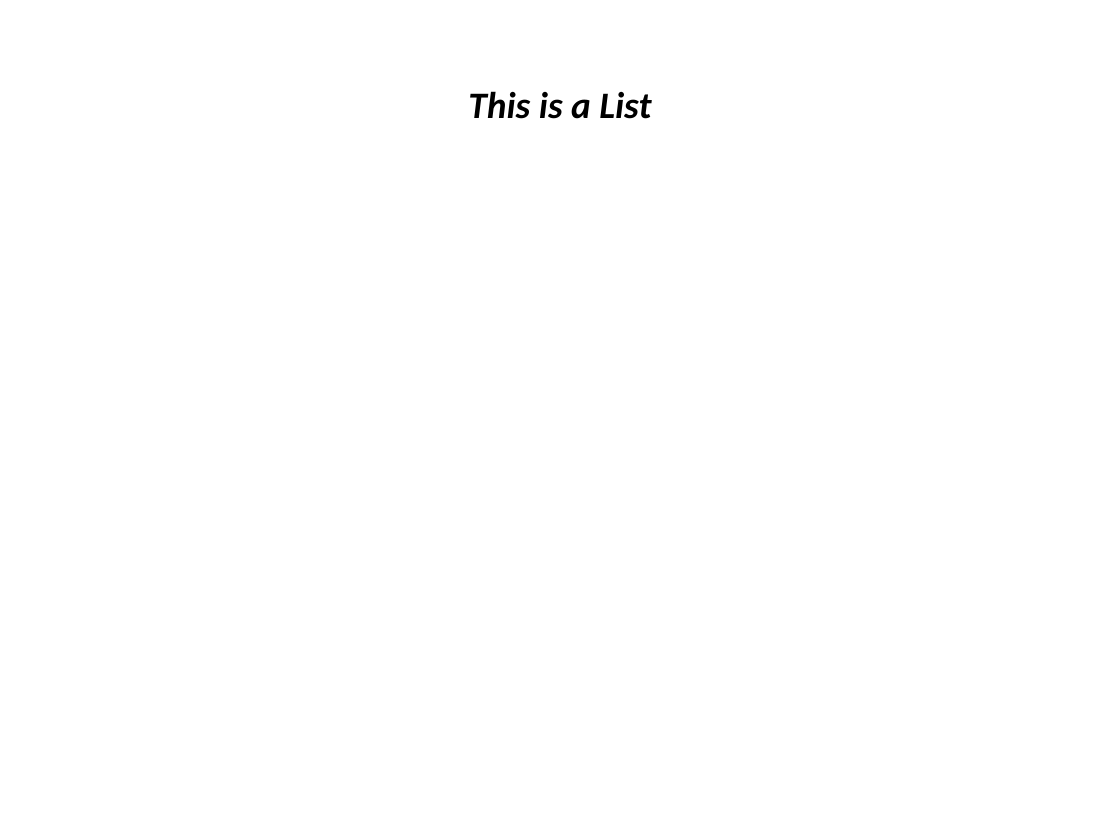
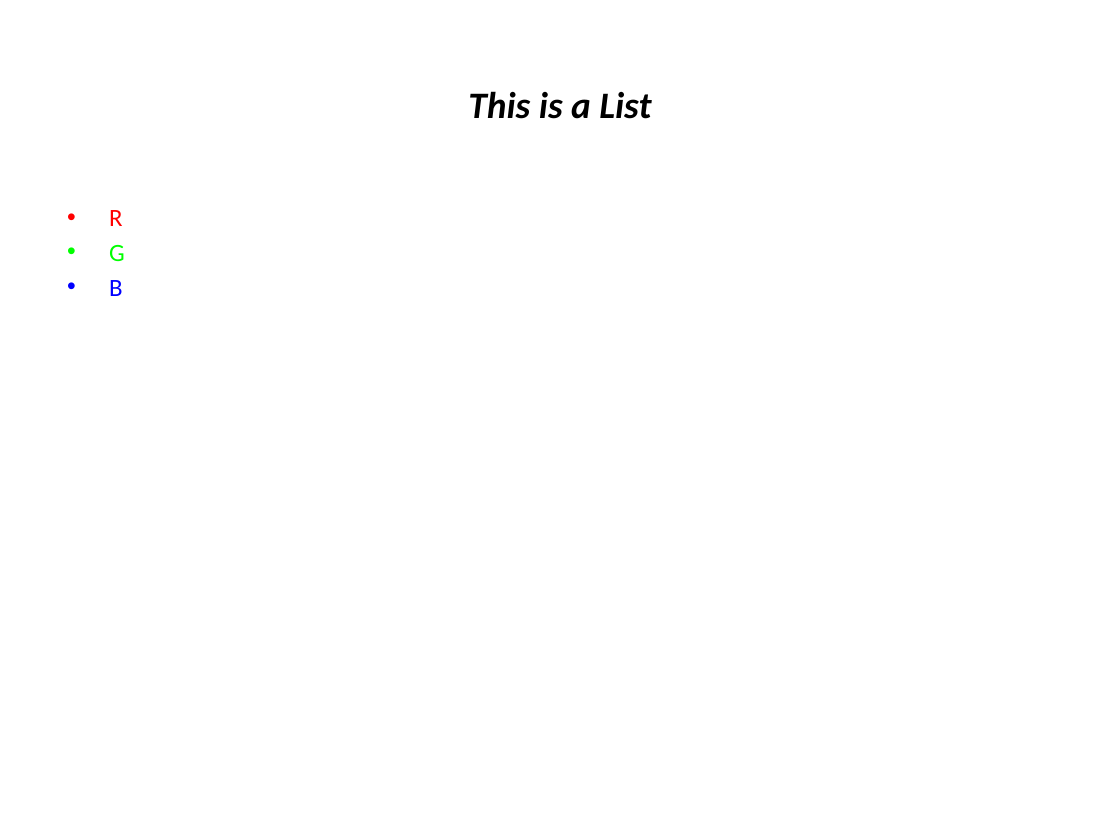
Before and after one commit to monstrotac/JsonConverterProject, a slide deck: slide 3 of JsonConverter/target/classes/OutputFolder/test.pptx. Drawn at 1120x840 pixels with LibreOffice and Linux fonts; fonts in the diff are those of the drawing. Boxes give left, top, right and bottom in pixels: in the first picture for what was removed or moved away, otherwise in the second. Text is boxed around its words. In the diff, an @@ line names an element or a change of style, - is before the commit and + after.

```diff
--- a/JsonConverter/target/classes/OutputFolder/test.pptx
+++ b/JsonConverter/target/classes/OutputFolder/test.pptx
@@ text added at box(109, 210, 125, 296), 16 pt, text #FF0000 @@
+• R
+• G
+• B
```
Also in this commit, not shown: 1 other slide changed, 2 other files.
